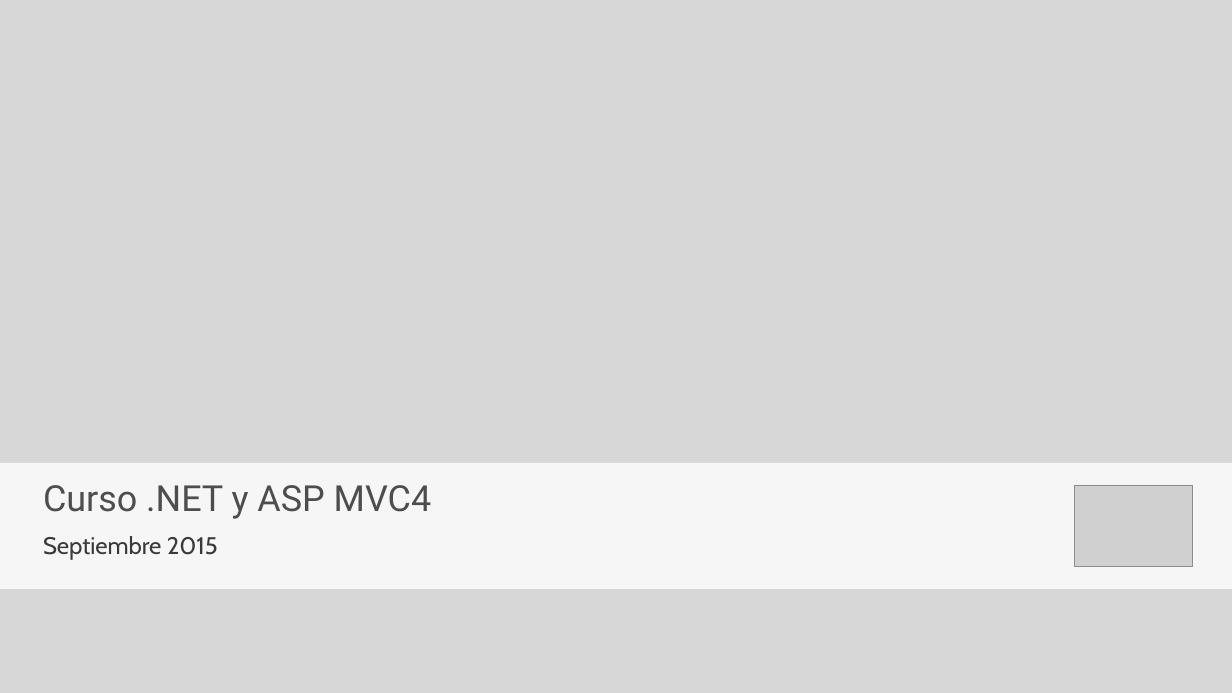
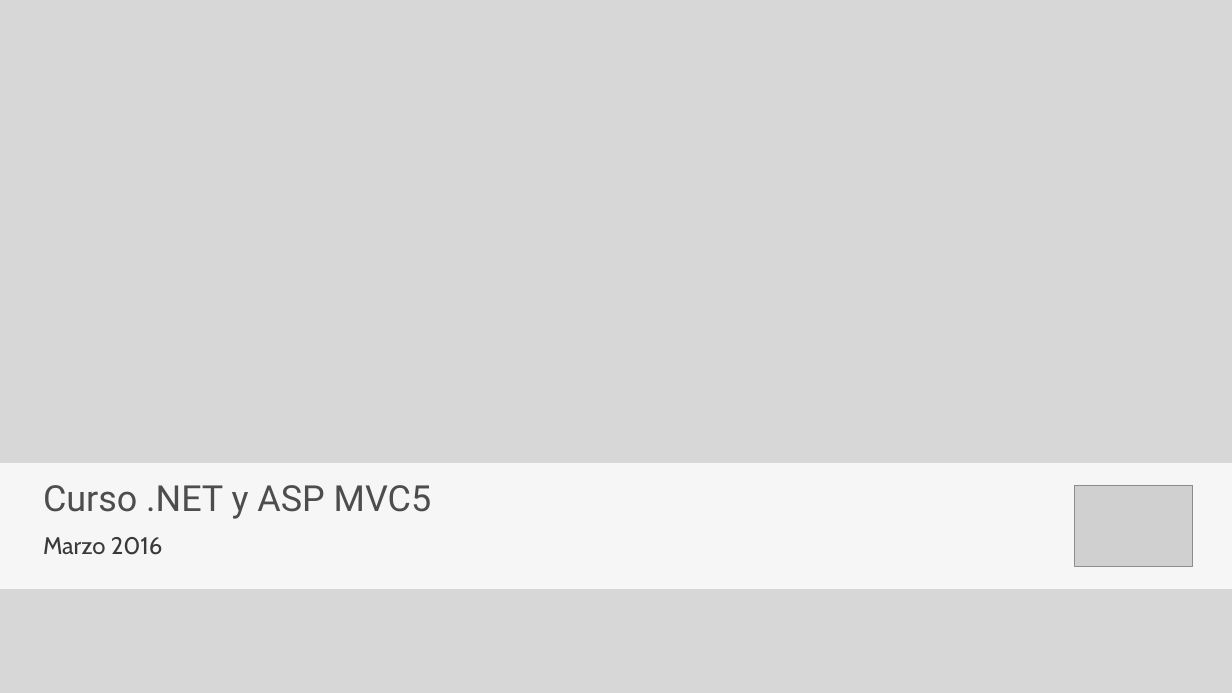
Before and after one commit to hexacta/HexactaLabs-NET, a slide deck: slide 1 of Presentaciones/1 - Presentacion Hexacta.pptx. Drawn at 1232x693 pixels with LibreOffice and Linux fonts; fonts in the diff are those of the drawing; grey boxes stand for pictures; background and template pictures are left out. Boxes give left, top, right and bottom in pixels: in the first picture for what was removed or moved away, otherwise in the second. Text is boxed around its words. In the diff, an @@ line names an element or a change of style, - is before the commit and + after.

```diff
--- a/Presentaciones/1 - Presentacion Hexacta.pptx
+++ b/Presentaciones/1 - Presentacion Hexacta.pptx
@@ text at <box>43,485,432,519</box>: text changed @@
-Curso .NET y ASP MVC4
+Curso .NET y ASP MVC5
@@ text at <box>43,537,163,555</box>: text changed @@
-Septiembre 2015
+Marzo 2016
```
Also in this commit, not shown: 1 other slide changed, 1 other file.
